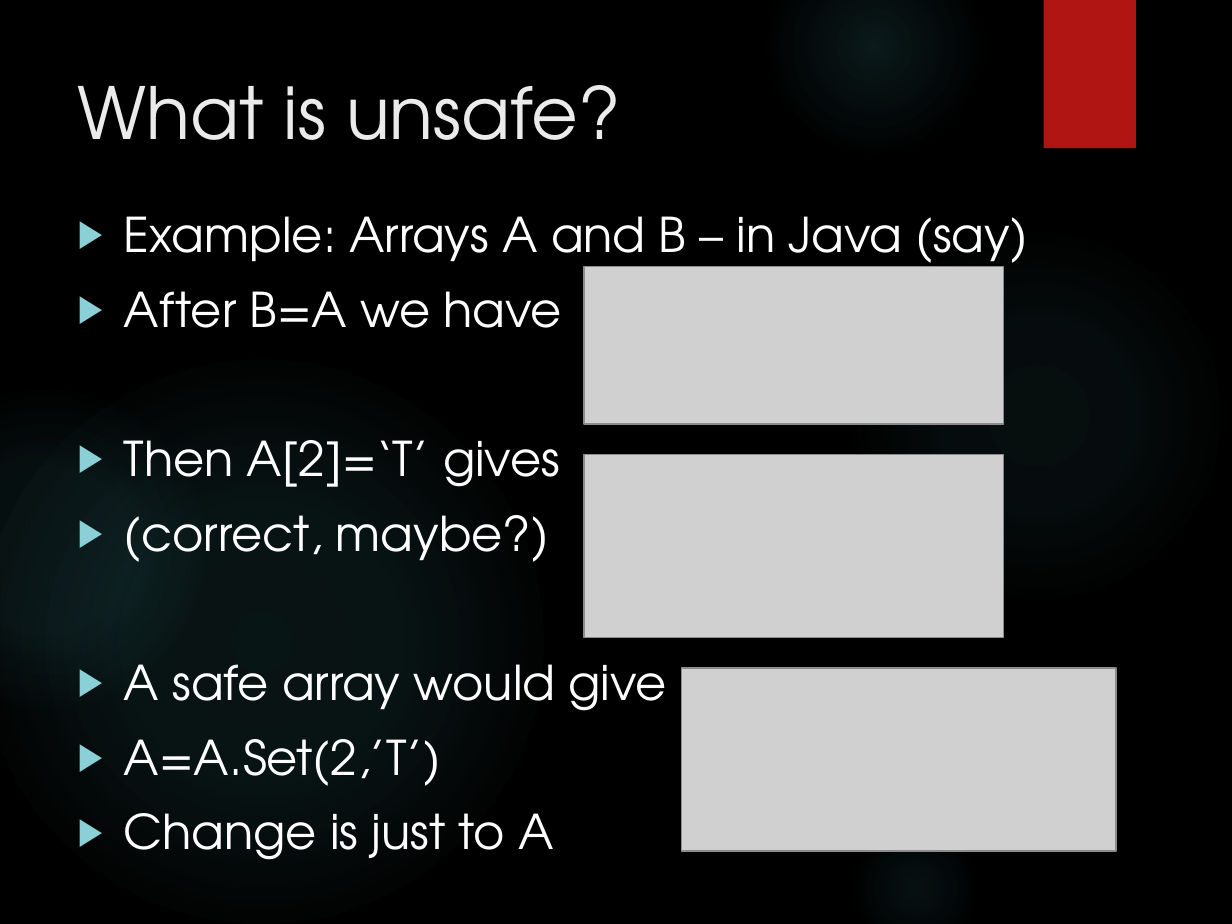
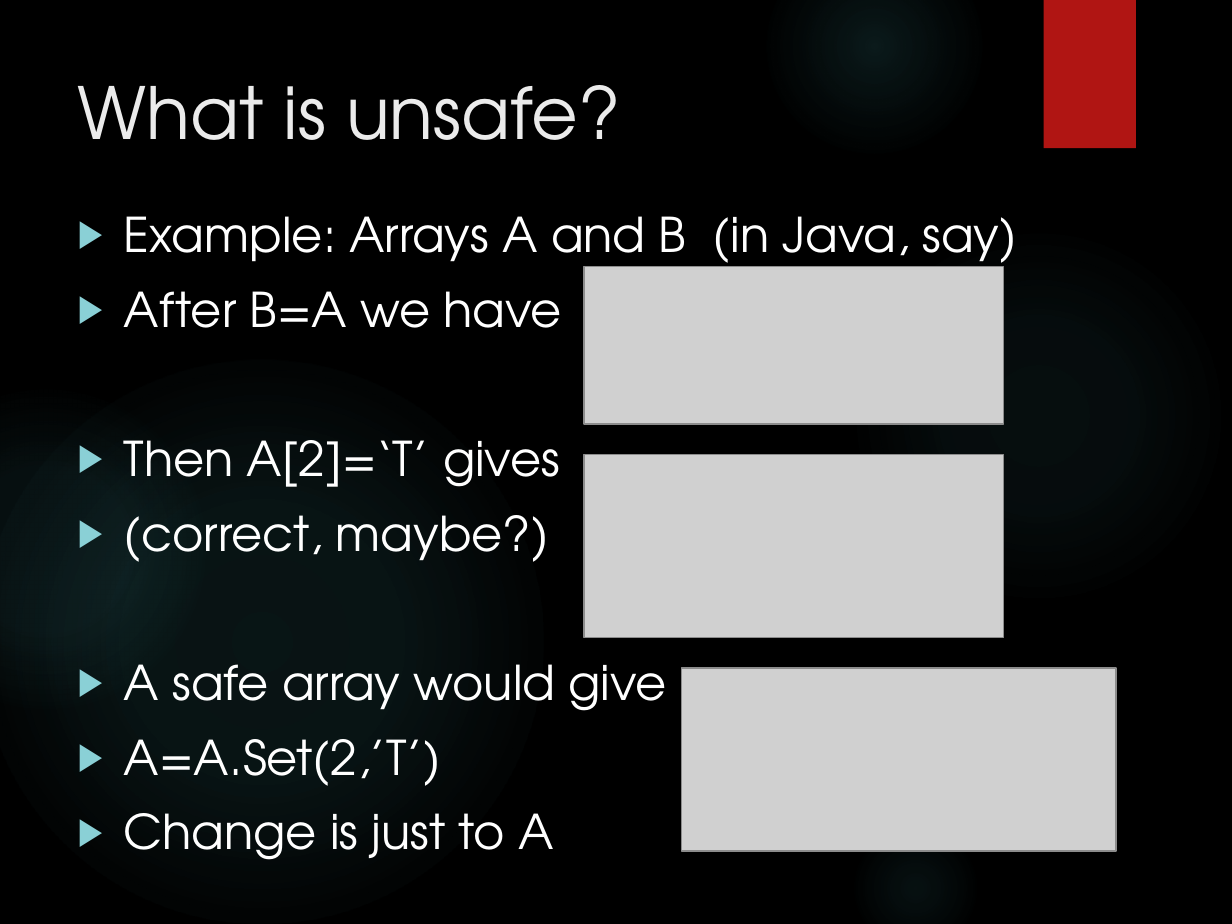
Before and after one commit to MalcolmCrowe/ShareableDataStructures, a slide deck: slide 3 of Shareable Data Structures.pptx. Drawn at 1232x924 pixels with LibreOffice and Linux fonts; fonts in the diff are those of the drawing; grey boxes stand for pictures; background and template pictures are left out. Boxes give left, top, right and bottom in pixels: in the first picture for what was removed or moved away, otherwise in the second. Text is boxed around its words. In the diff, an @@ line names an element or a change of style, - is before the commit and + after.

```diff
--- a/Shareable Data Structures.pptx
+++ b/Shareable Data Structures.pptx
@@ text at [124, 216, 1018, 275]: text changed @@
-▶ Example: Arrays A and B – in Java (say)
+▶ Example: Arrays A and B (in Java, say)
```
Also in this commit, not shown: 6 other slides changed, 38 other files.
